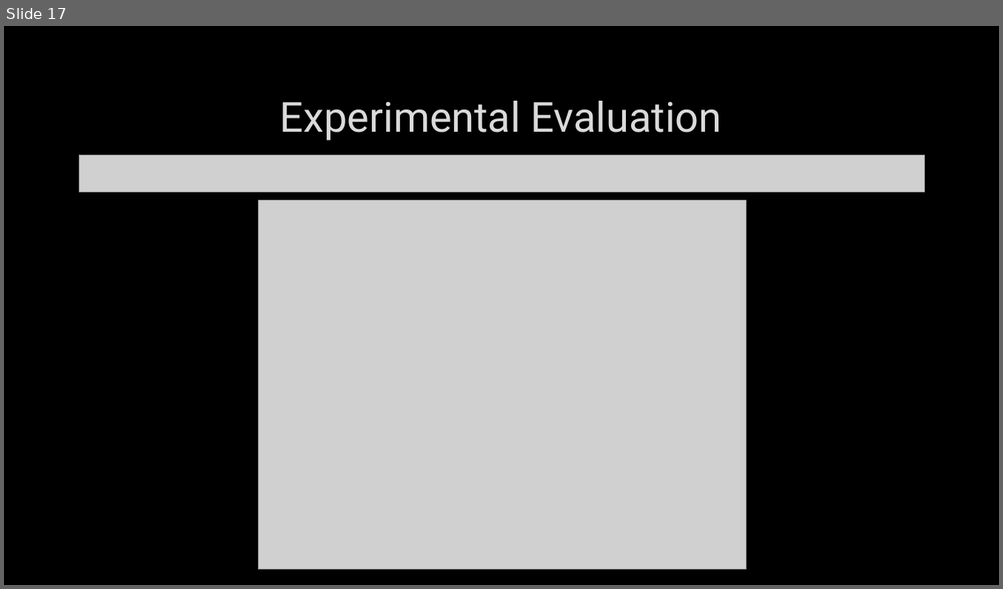
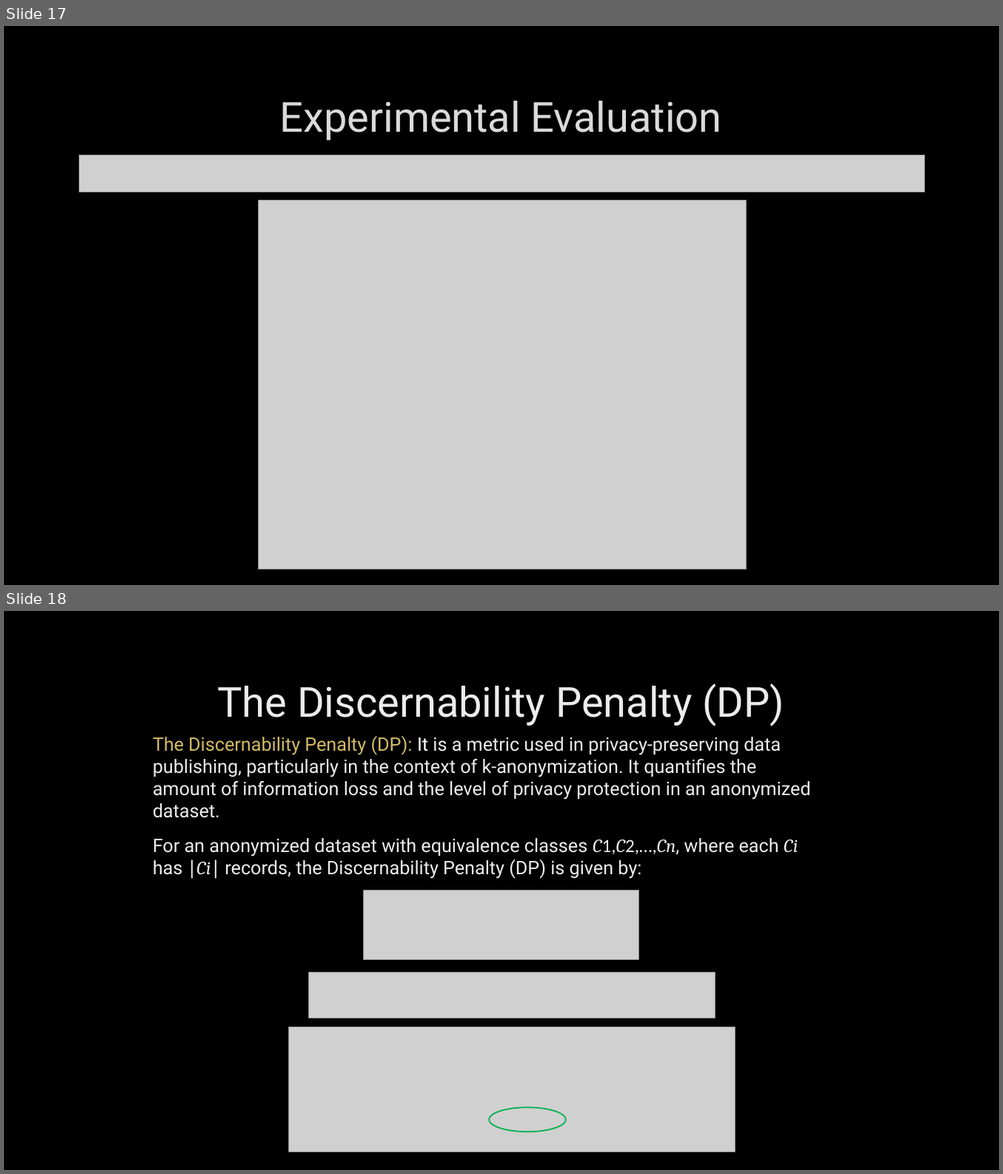
Before and after one commit to erfanghorbanee/Mondrian-Multidimensional-K-Anonymity, a slide deck: presentation/Mondrian-Multidimensional-K-Anonymity-main.pptx. Shown one above the other, each under a label of ours: slide 17 before the commit, slides 17 and 18 after it. The pictures are 1003x589 and 1003x1174 pixels, drawn with LibreOffice and Linux fonts; fonts in the diff are those of the drawing; grey boxes stand for pictures; background and template pictures are left out. Boxes give left, top, right and bottom in pixels: in the first picture for what was removed or moved away, otherwise in the second. Text is boxed around its words. In the diff, an @@ line names an element or a change of style, - is before the commit and + after.

```diff
--- a/presentation/Mondrian-Multidimensional-K-Anonymity-main.pptx
+++ b/presentation/Mondrian-Multidimensional-K-Anonymity-main.pptx
@@ slide 18 added at [4, 611, 999, 1170], background picture (left out) @@
@@ title added at [217, 684, 784, 726], 40 pt, text #ECECEC @@
+The Discernability Penalty (DP)
@@ text added at [153, 736, 811, 818], 18 pt, text #ECECEC @@
+The Discernability Penalty (DP): It is a metric used in privacy-preserving data publishing, particularly in the context of k-anonymization. It quantifies the amount of information loss and the level of privacy protection in an anonymized dataset.
@@ text added at [153, 838, 797, 879], 18 pt, text #ECECEC @@
+For an anonymized dataset with equivalence classes C1,C2,…,Cn, where each Ci has ∣Ci∣ records, the Discernability Penalty (DP) is given by:
@@ picture added at [364, 891, 639, 960] @@
@@ picture added at [308, 972, 714, 1019] @@
@@ picture added at [288, 1028, 735, 1153] @@
@@ ellipse added at [489, 1108, 566, 1133], outline #00B050 1.25 pt @@
```
Also in this commit, not shown: 2 slides changed, 2 other slides added.
